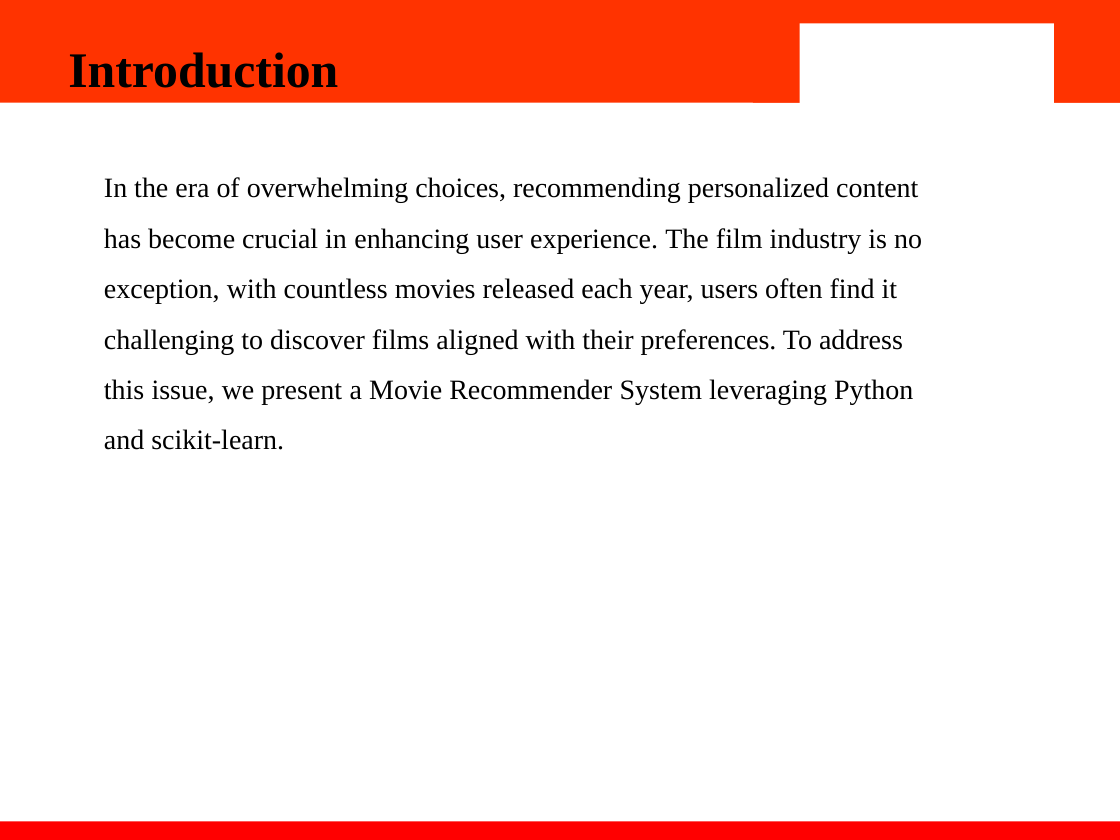
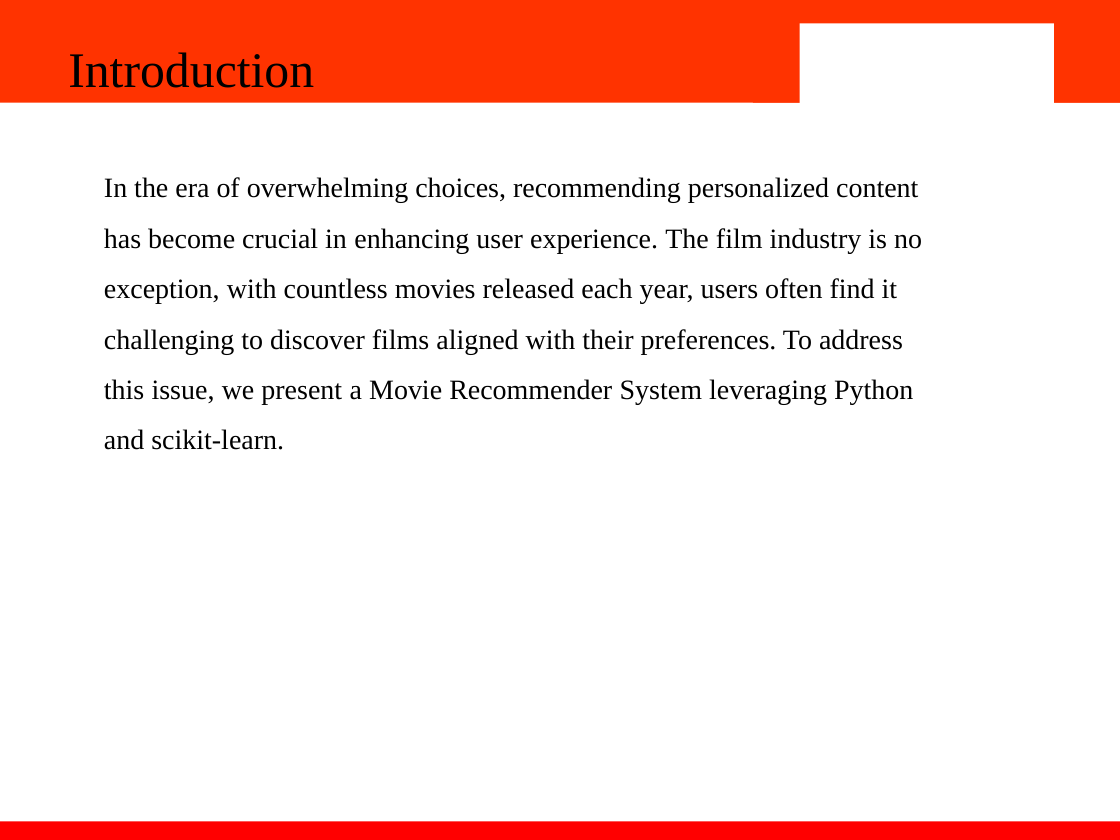
Before and after one commit to CosmosElement77/AI-ML-project, a slide deck: slide 3 of Movie_rec_AIML.pptx. Drawn at 1120x840 pixels with LibreOffice and Linux fonts; fonts in the diff are those of the drawing; background and template pictures are left out. Boxes give left, top, right and bottom in pixels: in the first picture for what was removed or moved away, otherwise in the second. Text is boxed around its words. In the diff, an @@ line names an element or a change of style, - is before the commit and + after.

```diff
--- a/Movie_rec_AIML.pptx
+++ b/Movie_rec_AIML.pptx
@@ text "Introduction" at (68,52,314,88): bold off @@
```
Also in this commit, not shown: 1 other slide changed, 1 other file.
